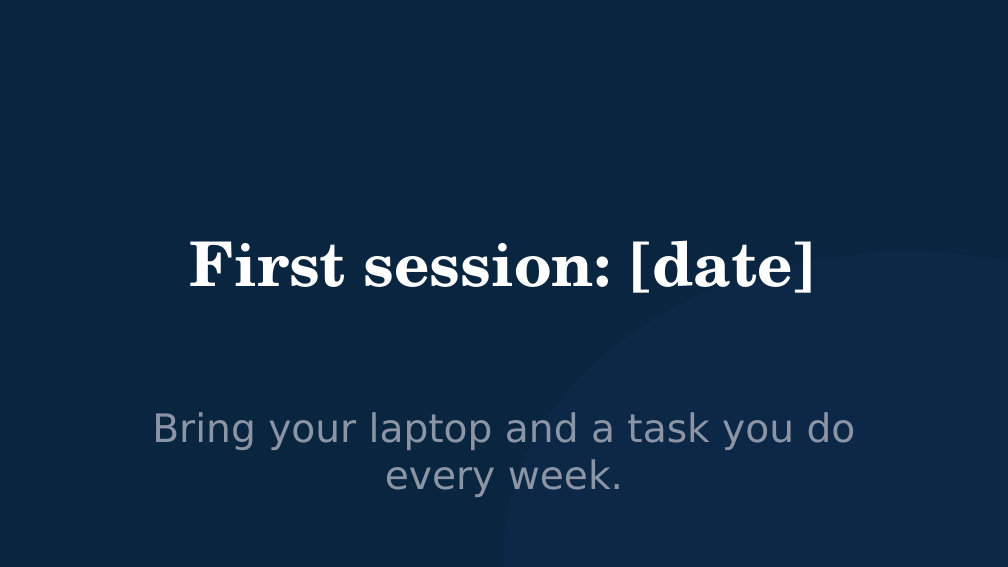
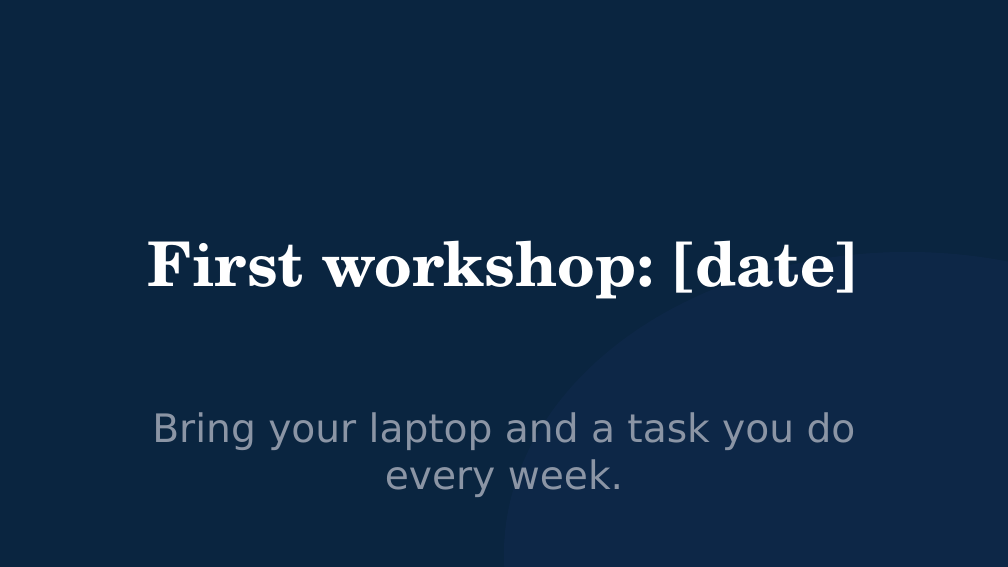
Before and after one commit to michaelengland/ai-best-practices, a slide deck: slide 10 of decks/ai-academy-pitch/ai-academy-pitch.pptx. Drawn at 1008x567 pixels with LibreOffice and Linux fonts; fonts in the diff are those of the drawing. Boxes give left, top, right and bottom in pixels: in the first picture for what was removed or moved away, otherwise in the second. Text is boxed around its words. In the diff, an @@ line names an element or a change of style, - is before the commit and + after.

```diff
--- a/decks/ai-academy-pitch/ai-academy-pitch.pptx
+++ b/decks/ai-academy-pitch/ai-academy-pitch.pptx
@@ text at [147,240,860,299]: text changed @@
-First session: [date]
+First workshop: [date]
```
Also in this commit, not shown: 2 other slides changed, 1 slide added, 1 slide removed, 5 other files.
